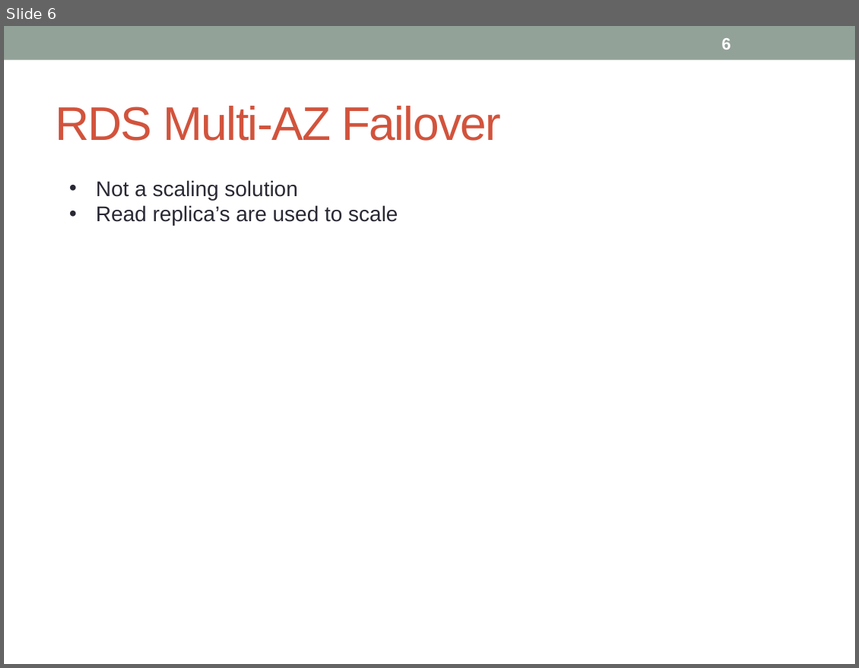
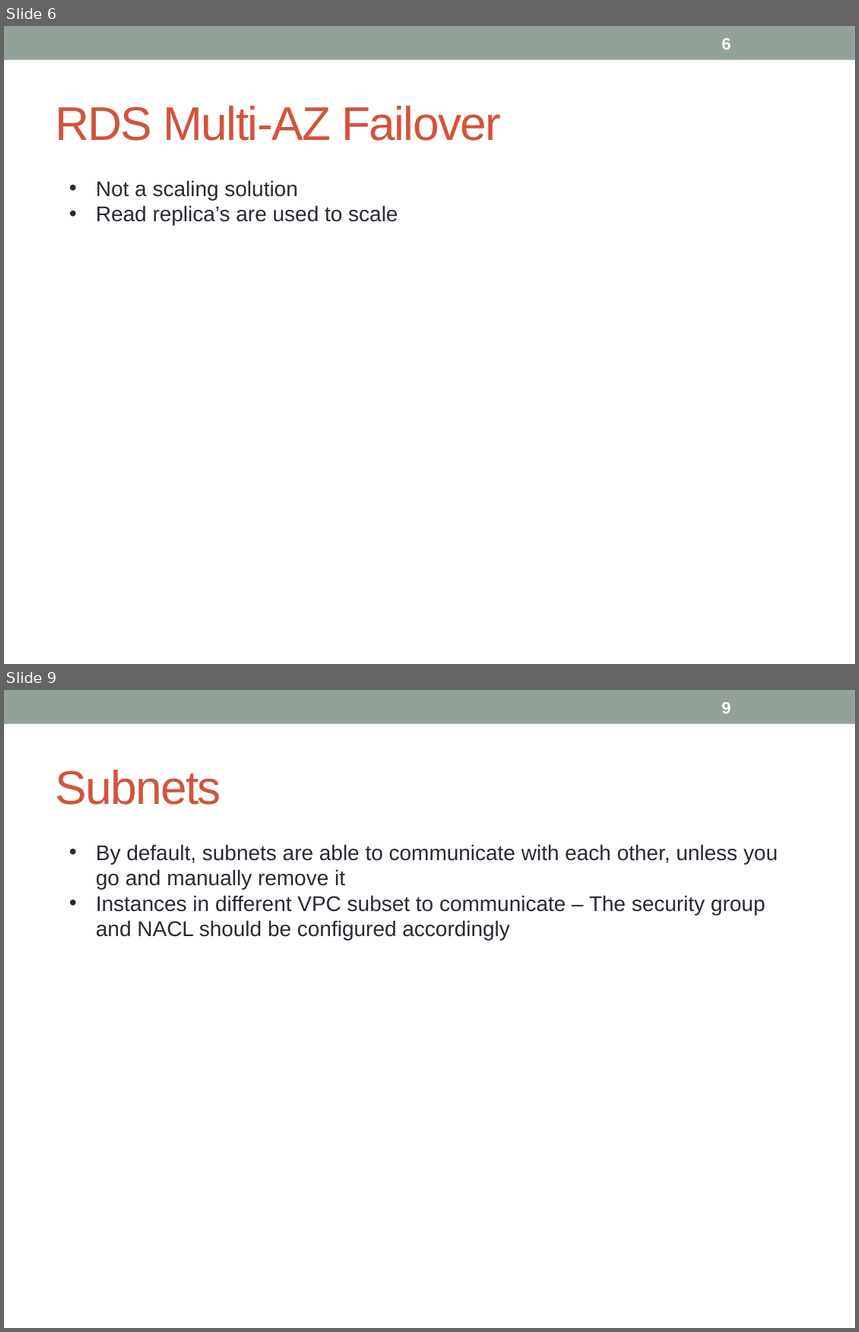
Before and after one commit to notionquest/ProjectDocumentation, a slide deck: AWS_Sysops.pptx. Shown one above the other, each under a label of ours: slide 6 before the commit, slides 6 and 9 after it; the slides between them are not shown. The pictures are 859x668 and 859x1332 pixels, drawn with LibreOffice and Linux fonts; fonts in the diff are those of the drawing. Boxes give left, top, right and bottom in pixels: in the first picture for what was removed or moved away, otherwise in the second. Text is boxed around its words. In the diff, an @@ line names an element or a change of style, - is before the commit and + after.

```diff
--- a/AWS_Sysops.pptx
+++ b/AWS_Sysops.pptx
@@ slide 9 added at bbox=[4, 690, 855, 1328], background #FFFFFF; not listed: 1 template element that a slide beside it also shows @@
@@ page number added at bbox=[722, 702, 731, 714], 14 pt, text #FFFFFF, bold @@
+9
@@ title added at bbox=[55, 770, 221, 805], 40 pt, text #D2533C @@
+Subnets
@@ text added at bbox=[96, 844, 778, 941], 18 pt, text #292934 @@
+• By default, subnets are able to communicate with each other, unless you go and manually remove it
+• Instances in different VPC subset to communicate – The security group and NACL should be configured accordingly
```
Also in this commit, not shown: 1 slide changed, 6 other slides added.
